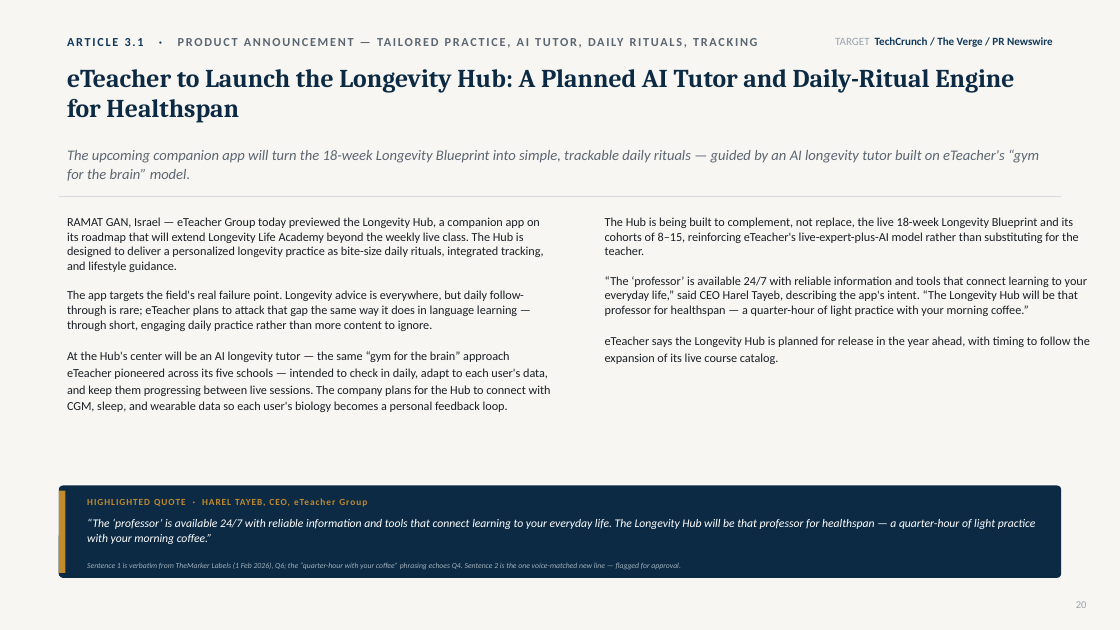
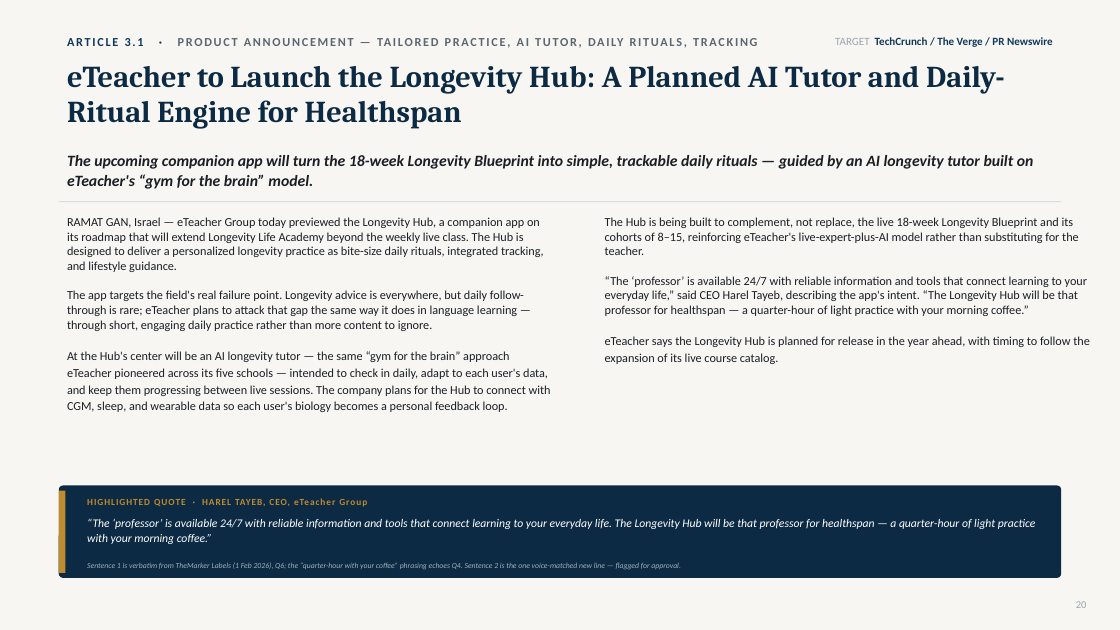
Before and after one commit to gitteromri-ux/eteacher-longevity-pr-campaign, a slide deck: slide 20 of eTeacher_Longevity_PR_Campaign.pptx. Drawn at 1120x630 pixels with LibreOffice and Linux fonts; fonts in the diff are those of the drawing. Boxes give left, top, right and bottom in pixels: in the first picture for what was removed or moved away, otherwise in the second. Text is boxed around its words. In the diff, an @@ line names an element or a change of style, - is before the commit and + after.

Commit message:
Bolder launch messaging: clearer cover, CHAPTER N OF 4 labels, bigger bold headlines + angle lines, simplified wave titles/subtitles

```diff
--- a/eTeacher_Longevity_PR_Campaign.pptx
+++ b/eTeacher_Longevity_PR_Campaign.pptx
@@ text "eTeacher to Launch the Longevity ..." at [67, 66, 1005, 129]: size 22 to 26 pt; line spacing 0.98 to 0.96 @@
@@ text "The upcoming companion app will ..." at [67, 155, 1034, 189]: size 12.5 to 13.5 pt, text colour #5C6672 to #1A1F26, bold on; line spacing 1.12 to 1.1 @@
@@ line moved from (59, 197) - (1061, 197) to (59, 202) - (1061, 202) @@
```
Also in this commit, not shown: 21 other slides changed.
